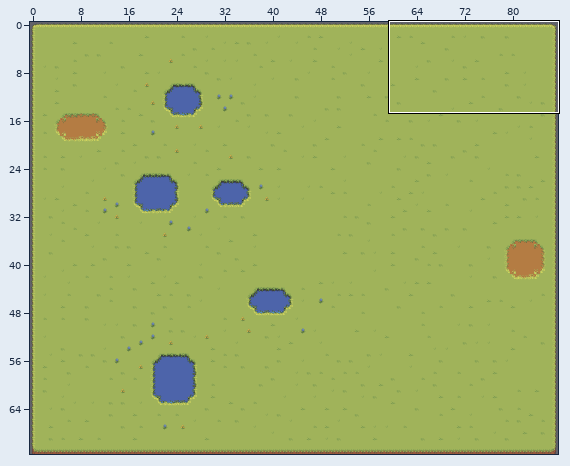
Level history. Tiled map (JSON): src/assets/tilemaps/generated/1-8.tmj. Above: a wide view before the commit, with the close-up outlined.
Close-up. Before the edit:
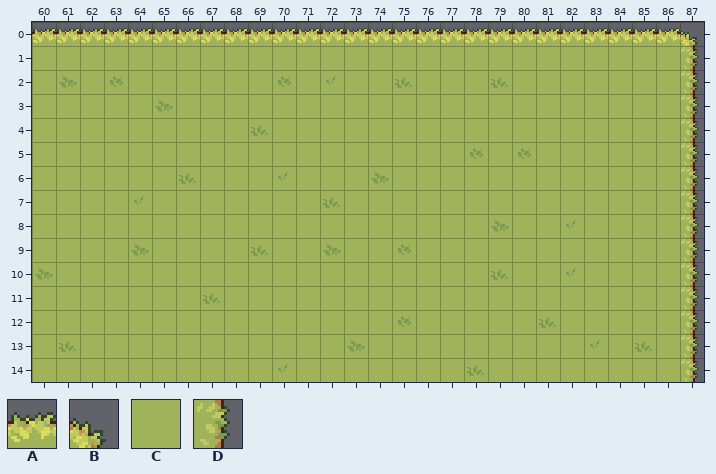
Cells are 16x16 px. Shown: x 60..87, y 0..14. The commit also changed other parts of the map, which this record leaves out.
Key: from "ground_grasss": A 25, B 26, C 55, D 79.
_ is an empty cell.
Layers that did not change in this view are not listed.
Layer "Base" before, first column x 60:
 0 AAAAAAAAAAAAAAAAAAAAAAAAAAAB
 1 CCCCCCCCCCCCCCCCCCCCCCCCCCCD
 2 CCCCCCCCCCCCCCCCCCCCCCCCCCCD
 3 CCCCCCCCCCCCCCCCCCCCCCCCCCCD
 4 CCCCCCCCCCCCCCCCCCCCCCCCCCCD
 5 CCCCCCCCCCCCCCCCCCCCCCCCCCCD
 6 CCCCCCCCCCCCCCCCCCCCCCCCCCCD
 7 CCCCCCCCCCCCCCCCCCCCCCCCCCCD
 8 CCCCCCCCCCCCCCCCCCCCCCCCCCCD
 9 CCCCCCCCCCCCCCCCCCCCCCCCCCCD
10 CCCCCCCCCCCCCCCCCCCCCCCCCCCD
11 CCCCCCCCCCCCCCCCCCCCCCCCCCCD
12 CCCCCCCCCCCCCCCCCCCCCCCCCCCD
13 CCCCCCCCCCCCCCCCCCCCCCCCCCCD
14 CCCCCCCCCCCCCCCCCCCCCCCCCCCD
The result:
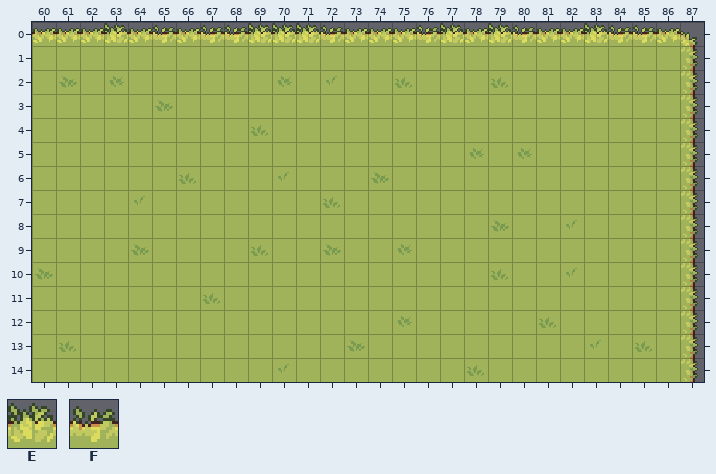
Further tiles: from "ground_grasss": E 27, F 28.
Changes in this commit:
Changed rows in their new state; . is an unchanged cell.
Layer "Base":
first column x 63:
 0 E.F.FFEEEF...FE.EF..EFF
Boxes around the changes in both close-ups, in picture pixels (x1, y1, x2, y2):
changed: (104, 23, 128, 43)
changed: (153, 25, 176, 43)
changed: (201, 23, 344, 43)
changed: (417, 23, 464, 43)
changed: (488, 23, 536, 43)
changed: (584, 23, 656, 43)
